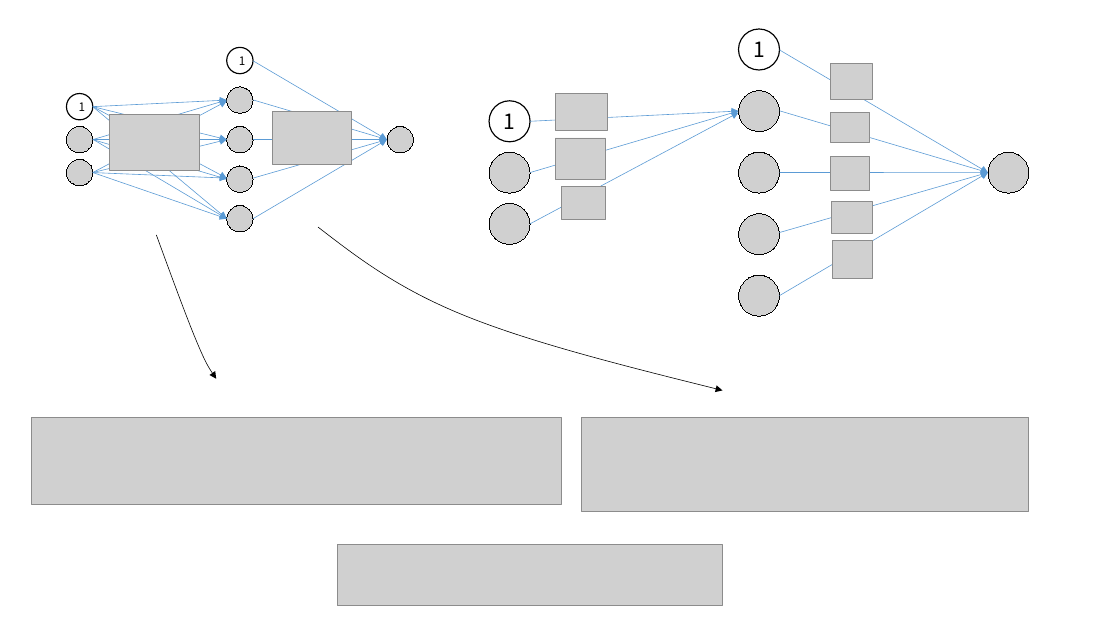
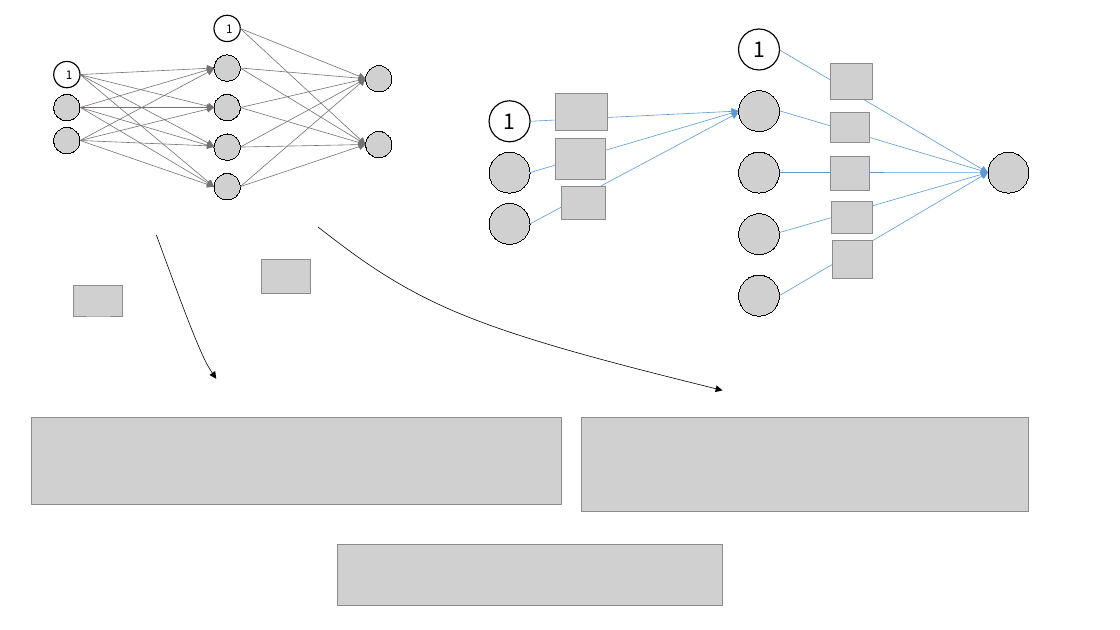
Before and after one commit to JeongJaeyoung/iintheworld-update1, a slide deck: slide 22 of main/iandcomputer/design-control/img/나와 컴퓨터 이미지 자료풀.pptx. Drawn at 1120x630 pixels with LibreOffice and Linux fonts; fonts in the diff are those of the drawing; grey boxes stand for pictures. Boxes give left, top, right and bottom in pixels: in the first picture for what was removed or moved away, otherwise in the second. Text is boxed around its words. In the diff, an @@ line names an element or a change of style, - is before the commit and + after.

```diff
--- a/main/iandcomputer/design-control/img/나와 컴퓨터 이미지 자료풀.pptx
+++ b/main/iandcomputer/design-control/img/나와 컴퓨터 이미지 자료풀.pptx
@@ 2 pictures, 1 ellipse: place and size @@
-2 pictures, 1 ellipse at <box>227,47,253,192</box>
+2 pictures, 1 ellipse at <box>214,15,240,160</box>
@@ arrow moved from (253, 60) - (387, 139) to (240, 29) - (365, 145) @@
@@ arrow (240, 29) - (365, 145): stroke #5B9BD5 0.5 pt to #767171 0.5 pt @@
@@ 12 arrows, 1 picture, 1 ellipse: place and size @@
-12 arrows, 1 picture, 1 ellipse at <box>66,93,227,218</box>
+12 arrows, 1 picture, 1 ellipse at <box>54,61,215,187</box>
@@ arrow (80, 108) - (214, 68): stroke #5B9BD5 0.5 pt to #767171 0.5 pt @@
@@ arrow (80, 75) - (214, 146): stroke #5B9BD5 0.5 pt to #767171 0.5 pt @@
@@ arrow (80, 75) - (214, 187): stroke #5B9BD5 0.5 pt to #767171 0.5 pt @@
@@ arrow (80, 75) - (214, 68): stroke #5B9BD5 0.5 pt to #767171 0.5 pt @@
@@ arrow (80, 140) - (214, 69): stroke #5B9BD5 0.5 pt to #767171 0.5 pt @@
@@ arrow (81, 75) - (215, 108): stroke #5B9BD5 0.5 pt to #767171 0.5 pt @@
@@ arrow moved from (253, 178) - (387, 139) to (240, 147) - (365, 79) @@
@@ arrow (240, 147) - (365, 79): stroke #5B9BD5 0.5 pt to #767171 0.5 pt @@
@@ arrow moved from (253, 100) - (387, 139) to (240, 68) - (365, 79) @@
@@ arrow (240, 68) - (365, 79): stroke #5B9BD5 0.5 pt to #767171 0.5 pt @@
@@ arrow moved from (253, 139) - (387, 139) to (240, 108) - (365, 79) @@
@@ arrow (240, 108) - (365, 79): stroke #5B9BD5 0.5 pt to #767171 0.5 pt @@
@@ picture: place and size @@
-picture at <box>387,127,413,153</box>
+picture at <box>365,66,392,92</box>
@@ arrow (80, 140) - (214, 108): stroke #5B9BD5 0.5 pt to #767171 0.5 pt @@
@@ arrow (80, 108) - (214, 147): stroke #5B9BD5 0.5 pt to #767171 0.5 pt @@
@@ arrow (80, 108) - (214, 108): stroke #5B9BD5 0.5 pt to #767171 0.5 pt @@
@@ arrow (80, 108) - (214, 187): stroke #5B9BD5 0.5 pt to #767171 0.5 pt @@
@@ picture: place and size @@
-picture at <box>227,127,253,153</box>
+picture at <box>214,94,240,120</box>
@@ group added at <box>54,29,392,187</box>: 5 arrows, 2 pictures @@
@@ picture removed at <box>66,127,92,153</box> @@
@@ arrow (80, 140) - (214, 187): stroke #5B9BD5 0.5 pt to #767171 0.5 pt @@
@@ arrow (80, 140) - (214, 146): stroke #5B9BD5 0.5 pt to #767171 0.5 pt @@
@@ arrow moved from (253, 218) - (387, 139) to (240, 187) - (365, 145) @@
@@ arrow (240, 187) - (365, 145): stroke #5B9BD5 0.5 pt to #767171 0.5 pt @@
@@ picture: place and size @@
-picture at <box>227,206,253,232</box>
+picture at <box>214,173,240,199</box>
@@ picture: place and size @@
-picture at <box>272,111,351,165</box>
+picture at <box>261,260,311,293</box>
@@ picture: place and size @@
-picture at <box>109,114,199,171</box>
+picture at <box>74,286,123,317</box>
```
Also in this commit, not shown: 1 other slide changed, 9 other files.
